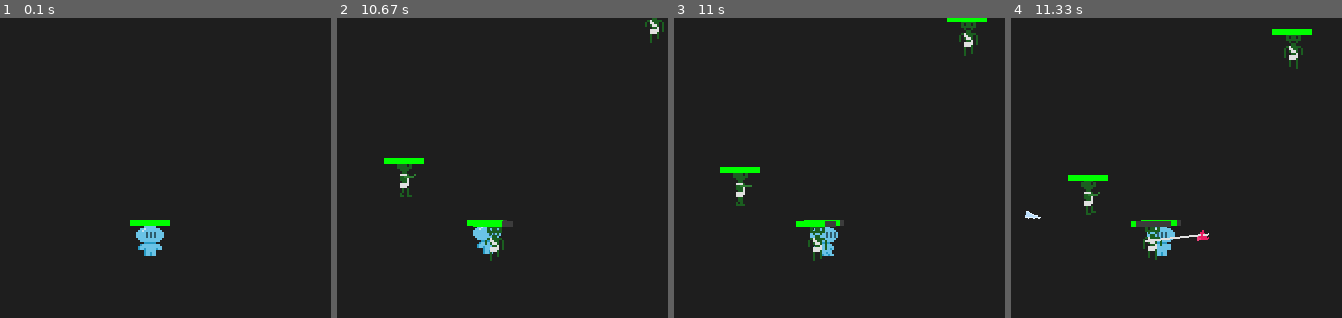
Above: before the commit, frames 1-4 (left to right).
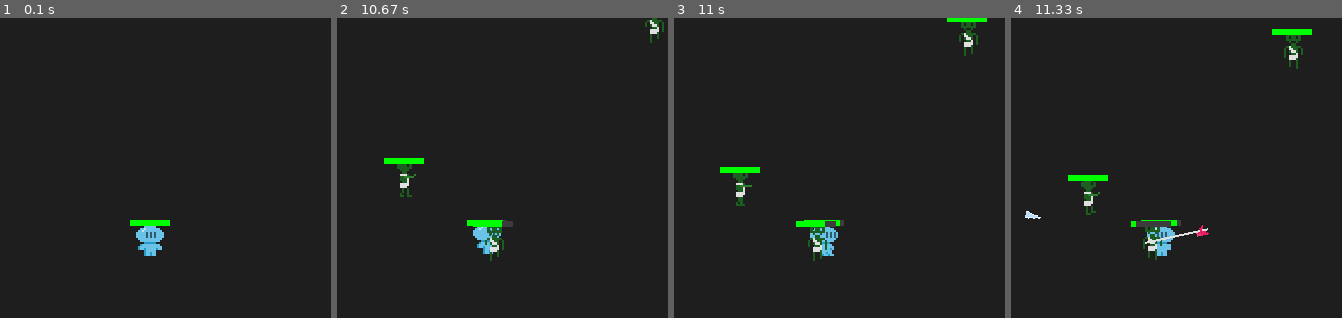
Above: after the commit, the same moments.

Repository: NullBrainReference/dv_pygame_vamplike
Game: pygame game, started from main.py
Two runs of this game, one before a commit and one after it. Both use one fixed random seed, a clock stepped at 60 frames per second and the inputs below.
Inputs:
- Up to frame 1 (0.1 s): no input
- Up to frame 2 (10.67 s): hold 2 0.33-0.8 s; hold D 0.33-0.8 s; hold A 2.33-2.87 s; hold S 2.9-3.2 s; hold A 3.23-3.63 s; hold W 3.67-4.03 s; hold D 4.07-4.7 s; hold S 4.73-5.1 s; hold A 5.13-5.6 s; hold D 5.63-6.1 s; hold W 6.13-6.43 s; hold D 6.47-6.93 s; hold A 6.97-7.5 s; hold S 7.53-7.83 s; hold A 7.87-8.27 s; hold W 8.3-8.67 s; tap 1 at 8.7, 10.25 s; hold D 9.03-9.67 s; hold S 9.7-10.07 s; hold A 10.1-10.57 s; hold D from 10.6 s (still down)
- Up to frame 3 (11 s): keep holding D
- Up to frame 4 (11.33 s): release D at 11.07 s; tap 2 at 11.1 s
The pictures show only the part of the screen within x 38-88%, y 13-63%; the shares and areas given below are measured in that part.

Frames 1-3 are identical in both runs. In frame 4, 0.2% of the frame differs, in the area x 40-60%, y 69-76%.

Commit message:
effects progression

Diff:
--- /dev/null
+++ b/Effects/BonusSelectorEffect.py
@@ -0,0 +1,62 @@
+# Effects/BonusSelectorEffect.py
+
+import pygame
+from Events.EventBus import bus
+from Events.Events import BonusSelected
+
+class BonusSelectorEffect:
+    """
+    UI-эффект, который показывает список кнопок-бонусов на экране
+    и ждёт клика для выбора.
+    options: list of (label: str, effect_instance)
+    """
+    PADDING = 20
+    BUTTON_H = 40
+    BUTTON_W = 200
+    SPACING  = 10
+
+    def __init__(self, options):
+        self.options = options
+        self.alive   = True
+        self.font    = pygame.font.SysFont(None, 24)
+
+    def update(self, dt: float):
+        # Проверяем клик
+        mx, my = pygame.mouse.get_pos()
+        if pygame.mouse.get_pressed()[0]:
+            sx, sy = pygame.display.get_surface().get_size()
+            # рисуем кнопки виртуально, как в draw
+            total_h = len(self.options)*self.BUTTON_H + (len(self.options)-1)*self.SPACING
+            start_y = (sy - total_h)//2
+            for idx, (label, effect) in enumerate(self.options):
+                bx = (sx - self.BUTTON_W)//2
+                by = start_y + idx*(self.BUTTON_H + self.SPACING)
+                rect = pygame.Rect(bx, by, self.BUTTON_W, self.BUTTON_H)
+                if rect.collidepoint(mx, my):
+                    # Игрок выбрал бонус
+                    bus.emit(BonusSelected(effect=effect))
+                    self.alive = False
+                    return
+
+    def draw(self, screen: pygame.Surface, camera):
+        sx, sy = screen.get_size()
+        # затемняем фон
+        overlay = pygame.Surface((sx, sy), pygame.SRCALPHA)
+        overlay.fill((0,0,0,180))
+        screen.blit(overlay, (0,0))
+
+        # рисуем кнопки по центру
+        total_h = len(self.options)*self.BUTTON_H + (len(self.options)-1)*self.SPACING
+        start_y = (sy - total_h)//2
+
+        for idx, (label, _) in enumerate(self.options):
+            bx = (sx - self.BUTTON_W)//2
+            by = start_y + idx*(self.BUTTON_H + self.SPACING)
+            rect = pygame.Rect(bx, by, self.BUTTON_W, self.BUTTON_H)
+            pygame.draw.rect(screen, (200,200,200), rect)
+            pygame.draw.rect(screen, (50,50,50), rect, 2)
+
+            txt = self.font.render(label, True, (0,0,0))
+            tx, ty = txt.get_size()
+            screen.blit(txt, (bx + (self.BUTTON_W - tx)//2,
+                              by + (self.BUTTON_H - ty)//2))
--- /dev/null
+++ b/Effects/DamageBoostEffect.py
@@ -0,0 +1,21 @@
+from .Effect import Effect
+
+class DamageBoostEffect(Effect):
+
+    def __init__(self, amount: float):
+        # duration=0.0 — эффект мгновенный
+        super().__init__(duration=0.0)
+        self.amount   = amount
+        self._applied = False
+
+    def apply(self, dt: float, unit):
+        if self._applied:
+            return
+
+        if hasattr(unit, "weapons"):
+            for weapon in unit.weapons.values():
+                weapon.damage += self.amount
+
+        self._applied = True
+        # makes expired
+        self.elapsed = self.duration
--- a/Events/Events.py
+++ b/Events/Events.py
@@ -7,3 +7,19 @@
 @dataclass
 class SpawnEffect:
     effect: object
+
+@dataclass
+class GainExp:
+    amount: int
+
+@dataclass
+class LevelUp:
+    new_level: int
+
+@dataclass
+class ShowBonusSelector:
+    options: list      # список кортежей (label: str, effect_instance)
+
+@dataclass
+class BonusSelected:
+    effect: object
--- a/GameManagement/GameManager.py
+++ b/GameManagement/GameManager.py
@@ -1,114 +1,154 @@
-# GameManager.py
+
 import pygame
 import random
 import math
 
-from Events.EventBus    import bus
-from Events.Events      import SpawnProjectile, SpawnEffect
-from Unit.Enemy        import Enemy
-from Weapon.Weapon     import Bow, Sword
+from Events.EventBus      import bus
+from Events.Events        import (
+    SpawnProjectile,
+    SpawnEffect,
+    GainExp,
+    LevelUp,
+    ShowBonusSelector,
+    BonusSelected,
+)
+from Unit.Enemy           import Enemy
+from Weapon.Weapon        import Bow, Sword
 from GameManagement.GameField import GameField
-from .Camera     import Camera
+from .Camera              import Camera
+from Effects.BonusSelectorEffect  import BonusSelectorEffect
+from Effects.RegenerationEffect   import RegenerationEffect
+from Effects.DamageBoostEffect    import DamageBoostEffect
+
 
 class GameManager:
     def __init__(self, screen):
-        self.screen     = screen
-        self.clock      = pygame.time.Clock()
-        self.field      = GameField()
+        self.screen      = screen
+        self.clock       = pygame.time.Clock()
+        self.field       = GameField()
         self.spawn_timer = 0.0
-        self.spawn_rate  = 2.0  # сек
+        self.spawn_rate  = 2.0   # seconds between spawns
+        self.paused      = False
 
         self.camera = Camera(screen.get_size())
 
-        bus.subscribe(SpawnProjectile, lambda e: self.field.projectiles.append(e.projectile))
-        bus.subscribe(SpawnEffect,     lambda e: self.field.effects.append(e.effect))
+        # Подписка на события
+        bus.subscribe(SpawnProjectile,  lambda e: self.field.projectiles.append(e.projectile))
+        bus.subscribe(SpawnEffect,      lambda e: self.field.effects.append(e.effect))
+        bus.subscribe(LevelUp,          self._on_level_up)
+        bus.subscribe(ShowBonusSelector,
+                      lambda e: self.field.effects.append(BonusSelectorEffect(e.options)))
+        bus.subscribe(BonusSelected,    self._on_bonus_selected)
 
-    def _random_spawn_pos(self, radius: float, center: pygame.Vector2) -> pygame.Vector2:
+    def _on_level_up(self, e: LevelUp):
+        # Ставим игру на паузу и показываем селектор
+        self.paused = True
+
+        options = [
+            ("Healing regen",  RegenerationEffect(regen_rate=10, duration=10)),
+            ("Regen +2",  RegenerationEffect(regen_rate=2)),
+            ("Damage +2", DamageBoostEffect(amount=2)),
+        ]
+        bus.emit(ShowBonusSelector(options=options))
+
+    def _on_bonus_selected(self, e: BonusSelected):
+        # Снимаем паузу — игра продолжается,
+        # сам эффект селектор удалится в этапе очистки
+        self.paused = False
+
+    def _random_spawn_pos(self, radius: float,
+                          center: pygame.Vector2) -> pygame.Vector2:
         angle = random.uniform(0, 2 * math.pi)
-        x = center.x + radius * math.cos(angle)
-        y = center.y + radius * math.sin(angle)
+        x     = center.x + radius * math.cos(angle)
+        y     = center.y + radius * math.sin(angle)
         return pygame.Vector2(x, y)
 
     def update(self, dt: float):
-        # spawn
+        # 1) Всегда обновляем все эффекты (включая селектор)
+        for effect in self.field.effects:
+            effect.update(dt)
+
+        # 2) In-place очистка списков по «жизни» и дистанции
+        px, py      = self.field.player.pos
+        max_dist_sq = 800 * 800
+
+        for lst, attr in [
+            (self.field.projectiles, 'alive'),
+            (self.field.effects,     'alive'),
+            (self.field.enemies,     'hp'),
+        ]:
+            for i in range(len(lst) - 1, -1, -1):
+                item = lst[i]
+
+                # удаляем по признаку «мертв»
+                if not getattr(item, attr, True):
+                    del lst[i]
+                    continue
+
+                # удаляем по дистанции, если есть .pos
+                if hasattr(item, 'pos'):
+                    dx = item.pos.x - px
+                    dy = item.pos.y - py
+                    if dx*dx + dy*dy > max_dist_sq:
+                        del lst[i]
+
+        # 3) Если пауза — пропускаем всю остальную логику
+        if self.paused:
+            return
+
+        # 4) Спавн врагов
         self.spawn_timer += dt
         if self.spawn_timer >= self.spawn_rate:
             self.spawn_timer -= self.spawn_rate
             pos = self._random_spawn_pos(400, self.field.player.pos)
-            speed = 25
-            scale = 1.6
 
             if random.random() < 0.5:
-                weapon     = Bow(range=300, rate=1.2, damage=6)
-                enemy_type = "Spider"
+                weapon, etype, speed, scale = Bow(range=300, rate=1.2, damage=6), "Spider", 25, 1.6
             else:
-                weapon     = Sword(range=20, rate=1.5, damage=12)
-                enemy_type = "Zombie"
-                speed      = 48
-                scale      = 2.4
+                weapon, etype, speed, scale = Sword(range=20, rate=1.5, damage=12), "Zombie", 48, 2.4
 
-            self.field.enemies.append(Enemy(pos, weapon, enemy_type, speed, scale))
+            self.field.enemies.append(
+                Enemy(pos, weapon, etype, speed, scale)
+            )
 
+        # 5) Обновляем игрока и камеру
         self.field.player.update(dt)
-
         self.camera.update(self.field.player.pos)
 
+        # 6) Обновляем врагов и их атаки
         for en in self.field.enemies:
             en.update(dt, self.field.player.pos)
             if en.weapon:
                 en.weapon.on_attack(en.pos, [self.field.player], owner=en)
 
+        # 7) Игрок атакует
         self.field.player.weapon.on_attack(
             self.field.player.pos,
             self.field.enemies,
-            owner=self.field.player)
+            owner=self.field.player
+        )
 
+        # 8) Обновляем снаряды
         for p in self.field.projectiles:
             p.update(dt)
-        for e in self.field.effects:
-            e.update(dt)
 
-        # Hit detection
-        for p in self.field.projectiles:
-            if p.target == None:
+        # 9) Проверка попаданий
+        for p in list(self.field.projectiles):
+            if p.target is None:
                 p.alive = False
-
-            elif self.field.player == p.target and (p.pos - self.field.player.pos).length() < 20:
+            elif p.target == self.field.player and (p.pos - self.field.player.pos).length() < 20:
                 self.field.player.take_damage(p.damage)
                 p.alive = False
-            elif self.field.player != p.target:
+            else:
                 for en in self.field.enemies:
-                    if (p.pos - en.pos).length() < 20:
+                    if p.target == en and (p.pos - en.pos).length() < 20:
                         en.take_damage(p.damage)
                         p.alive = False
 
-        px, py = self.field.player.pos
-        max_dist_sq = 800 * 800
-
-        for lst, attr in [
-            (self.field.projectiles, 'alive'),
-            (self.field.effects,     'alive'),
-            (self.field.enemies,     'hp')
-        ]:
-            for i in range(len(lst)-1, -1, -1):
-                item = lst[i]
-
-                dead = not getattr(item, attr, True)
-                if dead:
-                    del lst[i]
-                    continue
-
-                if not hasattr(item, 'pos'):
-                    continue
-
-                too_far = (item.pos.x - px) ** 2 + (item.pos.y - py) ** 2 > max_dist_sq
-                if too_far:
-                    del lst[i]
-
     def draw(self):
         self.screen.fill((30, 30, 30))
+
         self.field.player.draw(self.screen, self.camera)
-
         for en in self.field.enemies:
             en.draw(self.screen, self.camera)
         for p in self.field.projectiles:
@@ -129,7 +169,4 @@
             self.update(dt)
             self.draw()
 
-            # if self.field.player.hp <= 0:
-            #     running = False
-
         pygame.quit()
--- a/Unit/Enemy.py
+++ b/Unit/Enemy.py
@@ -5,6 +5,8 @@
 from UI.HPBar import draw_hp_bar
 from Animation.AnimationLibrary import ANIMATION_LIBRARY
 from GameManagement.Camera import Camera
+from Events.Events      import GainExp
+from Events.EventBus    import bus
 
 class Enemy(Unit):
     def __init__(self,
@@ -83,4 +85,5 @@
         draw_hp_bar(screen, self, pos=bar_pos)
 
     def on_death(self):
-        print(f"{self.enemy_type} уничтожен!")
+        bus.emit(GainExp(amount=30))
+        print(f"{self.enemy_type} Killed! Exp: +{30}")
--- a/Unit/Player.py
+++ b/Unit/Player.py
@@ -8,6 +8,8 @@
 from Effects.RegenerationEffect import RegenerationEffect
 from Weapon.Weapon import Bow
 from Weapon.Weapon import Halberd
+from Events.Events import GainExp, LevelUp, BonusSelected
+from Events.EventBus import bus
 
 
 class Player(Unit):
@@ -16,6 +18,11 @@
         self.pos   = pygame.Vector2(400, 300)
         self.speed = 42
         self.scale = 2
+
+        # exp / level
+        self.exp       = 0
+        self.level     = 1
+        self.max_exp   = 100
 
         # Словарь анимаций, включая death
         self.animations = {
@@ -45,6 +52,10 @@
         self.flip_horiz     = False
 
         self.is_dead = False
+
+        bus.subscribe(GainExp,       self._on_gain_exp)
+        bus.subscribe(BonusSelected, self._on_bonus_selected)
+
         self.add_effect(RegenerationEffect(regen_rate=3, duration=None))
 
     def update(self, dt: float):
@@ -141,3 +152,16 @@
         if name in self.weapons:
             self.selected_weapon = name
             self.weapon = self.weapons[name]
+
+    def _on_gain_exp(self, e: GainExp):
+        self.exp += e.amount
+        if self.exp >= self.max_exp:
+            self.exp -= self.max_exp
+            self.level += 1
+            self.max_exp = int(self.max_exp * 1.5)
+            # Уведомляем об уровне и зовём селектор
+            bus.emit(LevelUp(new_level=self.level))
+
+    def _on_bonus_selected(self, e: BonusSelected):
+        # Находим выбранный эффект и добавляем его
+        self.add_effect(e.effect)
